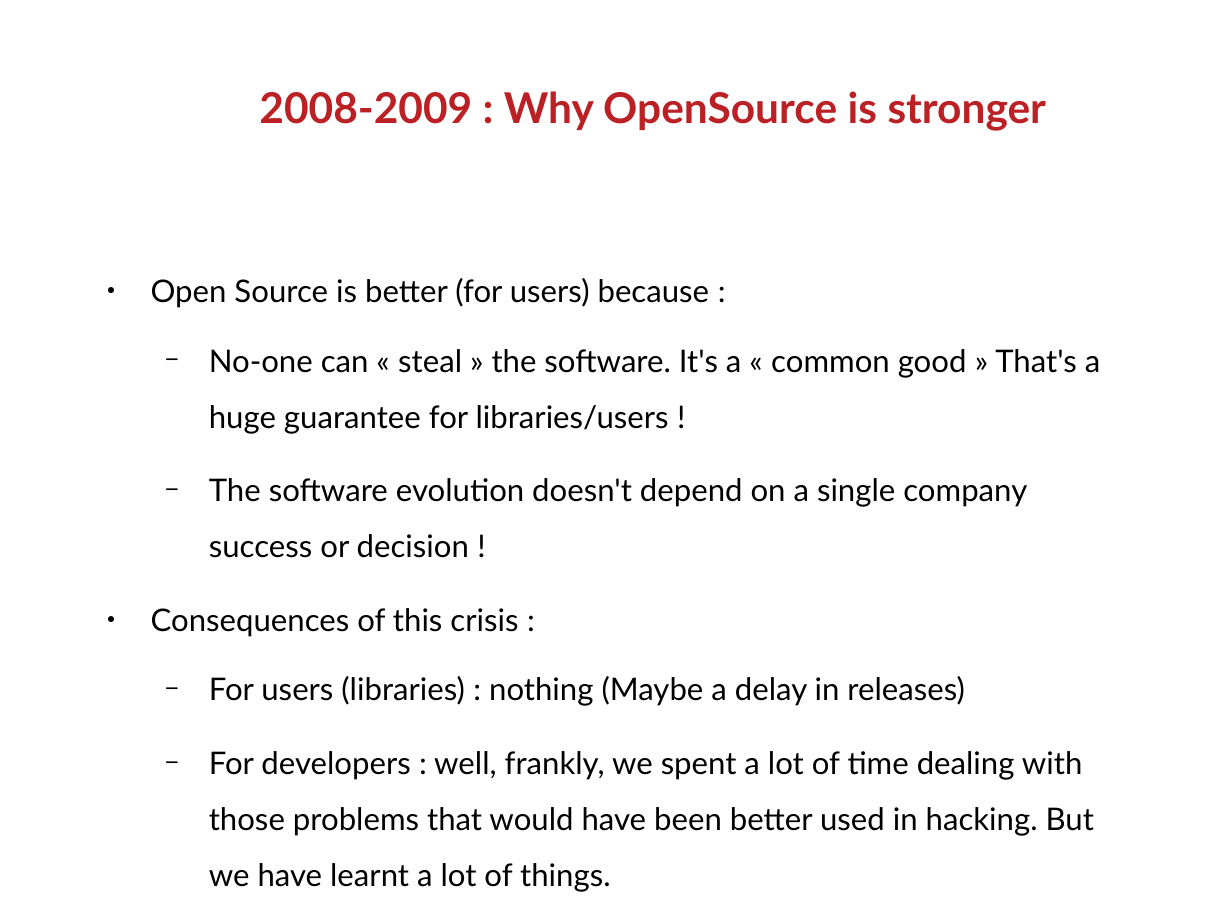
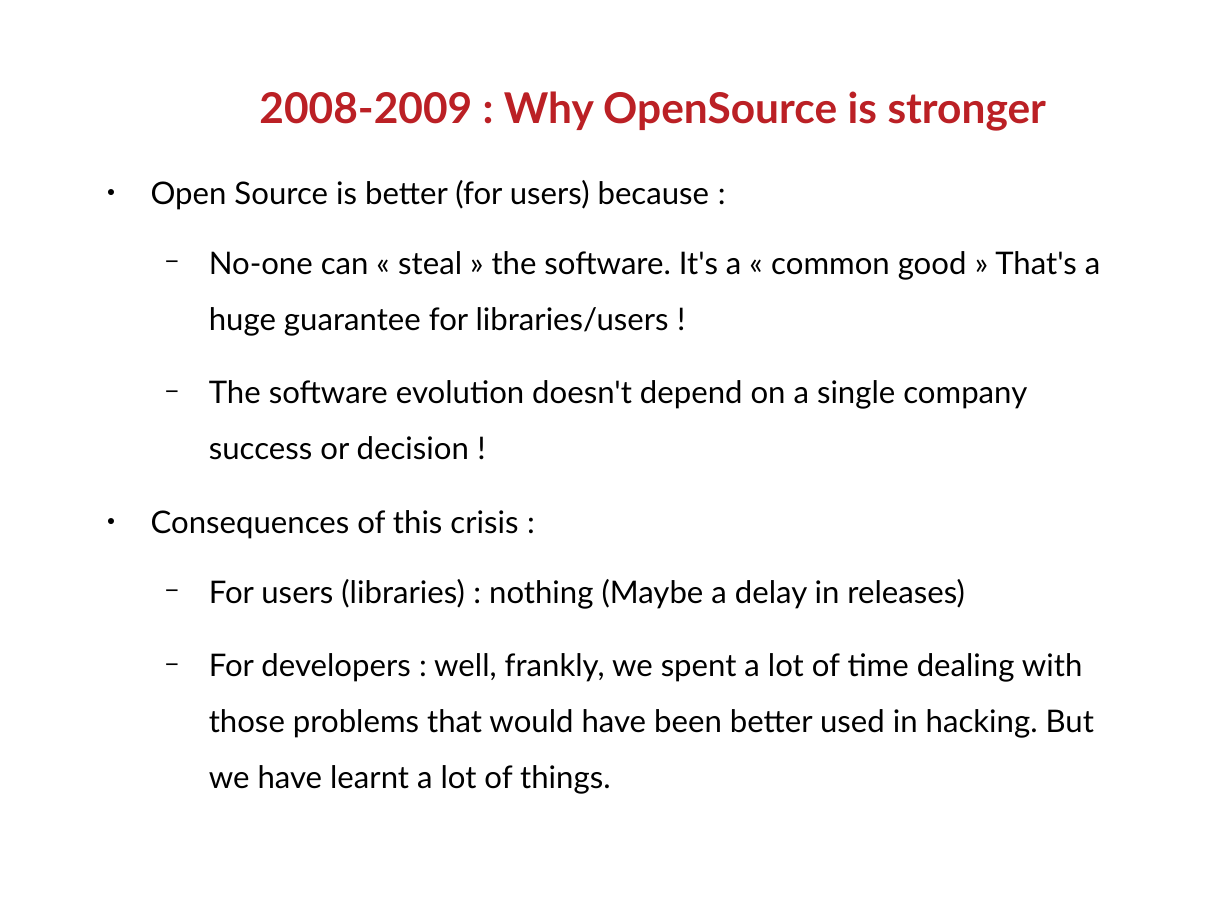
Before and after one commit to ranginui/presentation, a slide deck: slide 14 of melbourne_2016/history.odp. Drawn at 1232x924 pixels with LibreOffice and Linux fonts; fonts in the diff are those of the drawing; background and template pictures are left out. Boxes give left, top, right and bottom in pixels: in the first picture for what was removed or moved away, otherwise in the second. Text is boxed around its words. In the diff, an @@ line names an element or a change of style, - is before the commit and + after.

```diff
--- a/melbourne_2016/history.odp
+++ b/melbourne_2016/history.odp
@@ text "Open Source is better (for ...": place and size @@
-text "Open Source is better (for ..." at (151, 278, 1100, 892)
+text "Open Source is better (for ..." at (151, 180, 1100, 794)
```
Also in this commit, not shown: 5 other slides changed.
